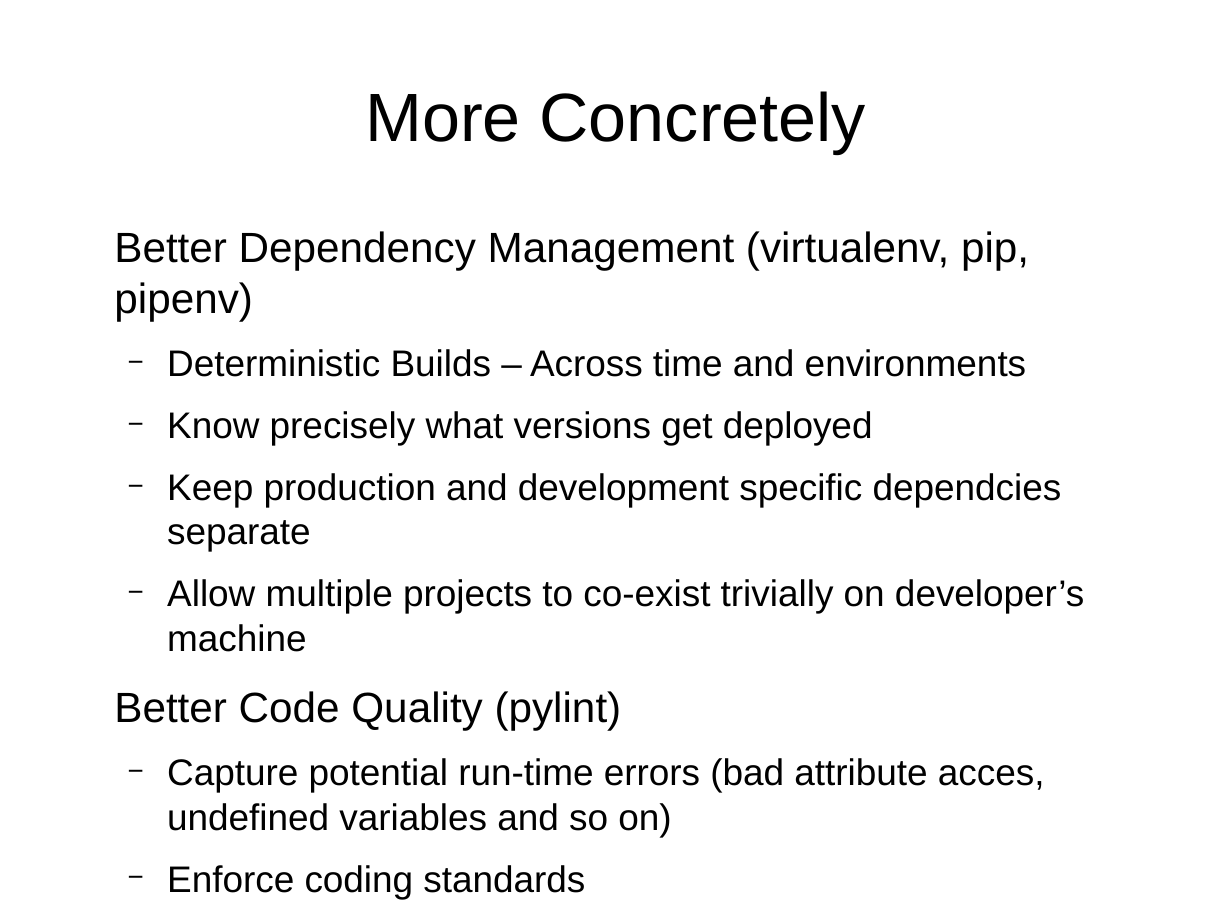
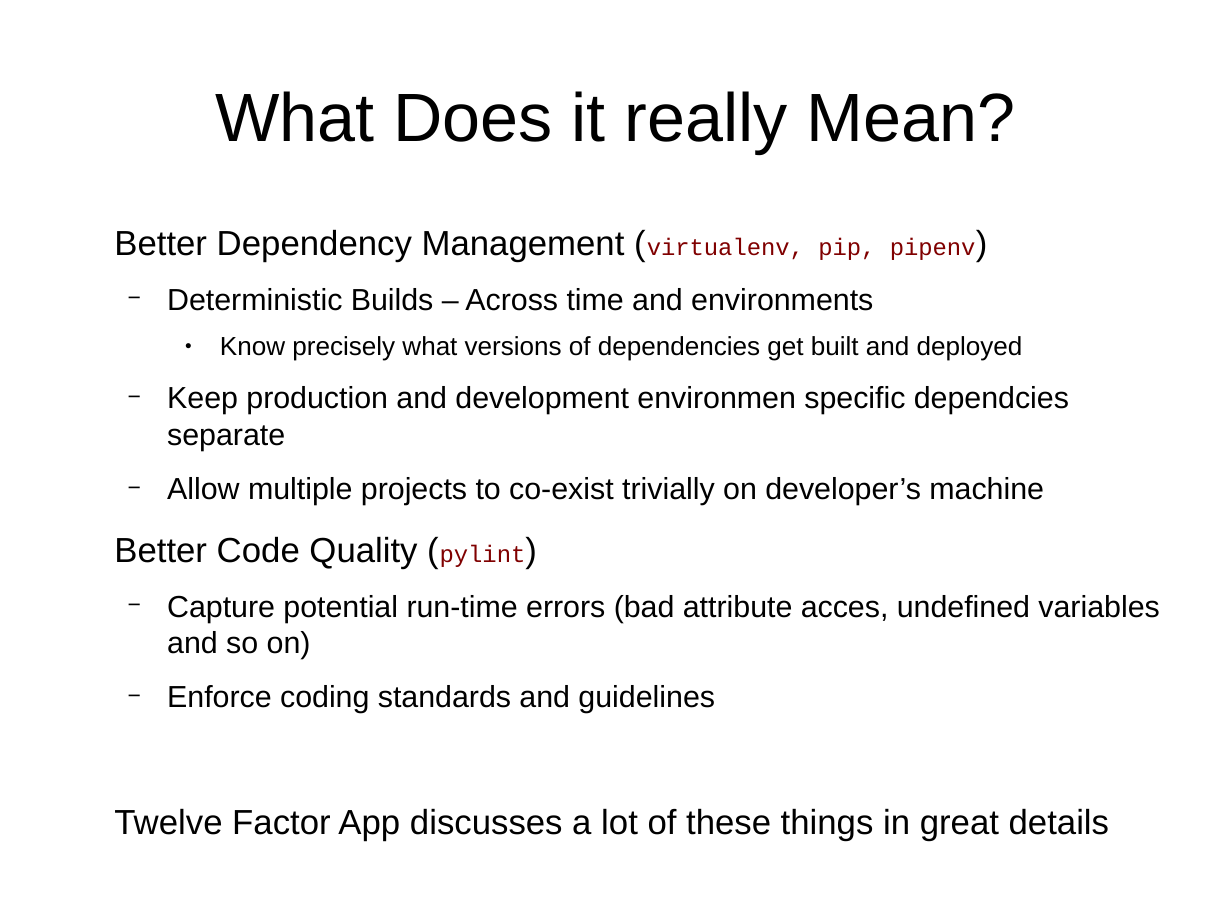
Before and after one commit to gabhijit/Pycon-2018, a slide deck: slide 5 of presentation.odp (slide 6 before the commit). Drawn at 1232x924 pixels with LibreOffice and Linux fonts; fonts in the diff are those of the drawing. Boxes give left, top, right and bottom in pixels: in the first picture for what was removed or moved away, otherwise in the second. Text is boxed around its words. In the diff, an @@ line names an element or a change of style, - is before the commit and + after.

Commit message:
presentation

```diff
--- a/presentation.odp
+++ b/presentation.odp
@@ title at bbox=[215, 91, 1016, 153]: text changed @@
-More Concretely
+What Does it really Mean?
@@ text at bbox=[114, 229, 1159, 659]: size 27.2 to 22.4 pt in "Better Dependency Management (virtualenv, pipenv)", "Better Code Quality (pylint)"; size 27.2 to 15.4 pt, font Arial to Courier New, text colour #000000 to #800000 in "(virtualenv, pip, pipenv)", "(pylint)"; size 23.8 to 19.6 pt in "Deterministic Builds – Across time and environments", "Allow multiple projects to co-exist trivially on ...", "Capture potential run-time errors (bad attribute acces, ..." @@
@@ text at bbox=[167, 336, 1069, 451]: text changed; size 23.8 to 19.6 pt @@
-  − Know precisely what versions get deployed
-  − Keep production and development specific dependcies separate
+    ● Know precisely what versions of dependencies get built and deployed
+  − Keep production and development environmen specific dependcies separate
@@ text at bbox=[114, 685, 1109, 841]: text changed; size 23.8 to 22.4 pt @@
-  − Enforce coding standards
+  − Enforce coding standards and guidelines
+Twelve Factor App discusses a lot of these things in great details
```
Also in this commit, not shown: 11 other slides changed, 18 slides added, 2 slides removed.
